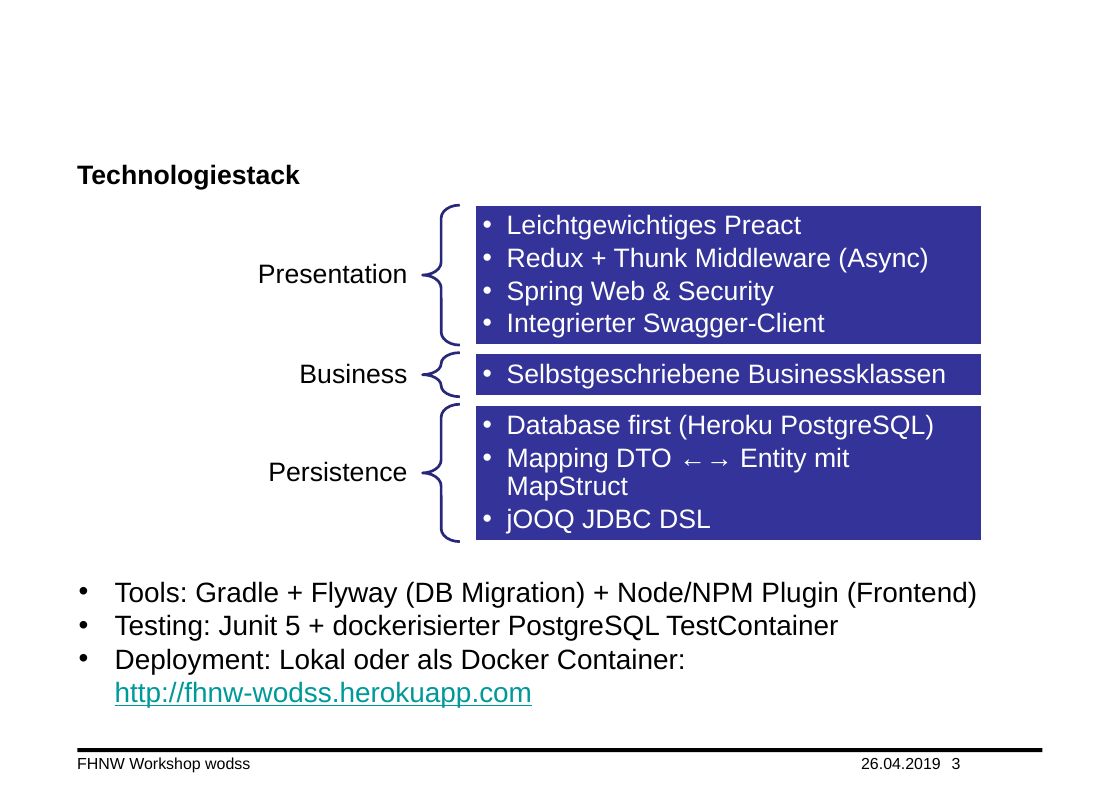
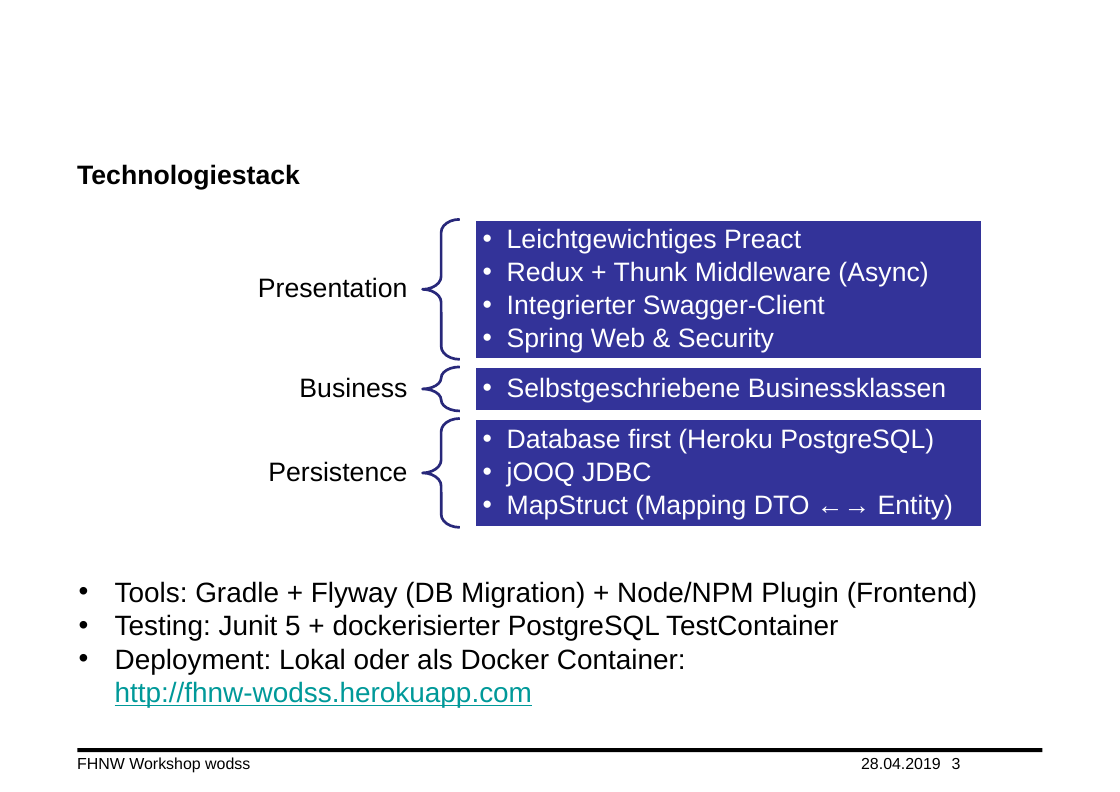
Before and after one commit to swaechter/fhnw-wodss, a slide deck: slide 3 of doc/Praesentation.pptx. Drawn at 1120x792 pixels with LibreOffice and Linux fonts; fonts in the diff are those of the drawing; background and template pictures are left out. Boxes give left, top, right and bottom in pixels: in the first picture for what was removed or moved away, otherwise in the second. Text is boxed around its words. In the diff, an @@ line names an element or a change of style, - is before the commit and + after.

```diff
--- a/doc/Praesentation.pptx
+++ b/doc/Praesentation.pptx
@@ text at box(507, 294, 825, 319): paragraph added @@
+  • Integrierter Swagger-Client
@@ text at box(507, 312, 825, 338): paragraph removed @@
-  • Integrierter Swagger-Client
@@ 4 texts, 2 left braces, 2 rectangles: place and size @@
-4 texts, 2 left braces, 2 rectangles at box(258, 205, 983, 397)
+4 texts, 2 left braces, 2 rectangles at box(258, 219, 983, 411)
@@ left brace: place and size @@
-left brace at box(423, 404, 460, 541)
+left brace at box(423, 419, 460, 528)
@@ rectangle: place and size @@
-rectangle at box(475, 404, 983, 541)
+rectangle at box(475, 419, 983, 528)
@@ text "Database first (Heroku PostgreSQL)": place and size @@
-text "Database first (Heroku PostgreSQL)" at box(507, 414, 934, 534)
+text "Database first (Heroku PostgreSQL)" at box(507, 428, 953, 519)
@@ text at box(507, 461, 953, 519): text changed @@
-  • Mapping DTO ←→ Entity mit MapStruct
-  • jOOQ JDBC DSL
+  • jOOQ JDBC
+  • MapStruct (Mapping DTO ←→ Entity)
```
Also in this commit, not shown: 11 other slides changed, 1 slide removed, 2 other files.
